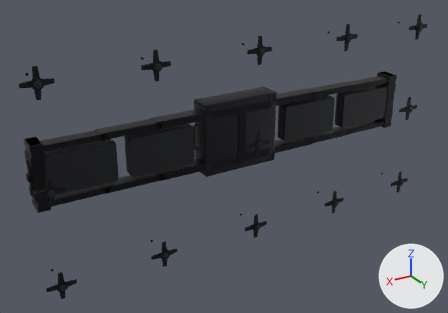
What one commit did to the glTF model gadgets/crx7-wallseal/crx7-wallseal-xl.glb.
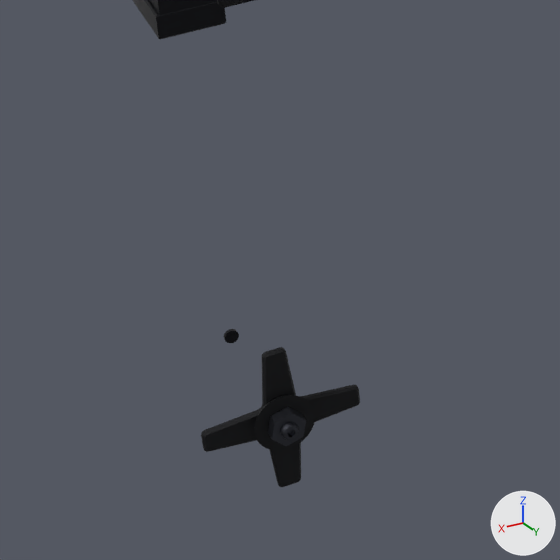
The first picture shows the older version from a 50 mm camera at (3.04, 4.72, 3.17) aimed at (0.2, 0.0, 0.81). The close-ups show the older and then the newer version on the part from 2% to 26% of the width and 66% to 100% of the height of that picture. Only the edits that show in the close-ups are written down. The lights are fixed; the arrows at lower right show +X, +Y and +Z. Both versions are drawn at frame 27 of the action 'deploy'; the numbers are the values there.

Before the edit, the objects in view are built like this:
```python
me_mesh_113 = bpy.data.meshes.new('Mesh_113')
me_mesh_113.from_pydata(...)  # 152 vertices, 267 faces; spans x -0.026..0.026, y 0.024..0.0577, z -0.03..0.03
me_mesh_113.materials.append(mat_fasteners)  # dark grey #45474f
ob_rail_right = bpy.data.objects.new('rail_right', None)
ob_rail_right.parent = ob_crx7_wallseal_xl
ob_rail_right.location = (1.955, 0.0, 1.0)
ob_star_4 = bpy.data.objects.new('star_4', None)
ob_star_4.parent = ob_far_side
ob_star_4.location = (1.955, -0.04, 0.12)
ob_star_4.rotation_euler = (0.0, 0.785, 0.0)  # degrees (0, 45, 0)
ob_star_nut_003 = bpy.data.objects.new('star_nut.003', me_mesh_113)
ob_star_nut_003.parent = ob_star_4
ob_star_nut_003.location = (0.0, 0.0, 0.0)
ob_tie_rod_4 = bpy.data.objects.new('tie_rod_4', None)
ob_tie_rod_4.parent = ob_far_side
ob_tie_rod_4.location = (1.955, -0.31, 0.12)
ob_tie_rod_4.scale = (1.0, 0.02, 1.0)
# also in view: 'rail_right_sleeve' at (1.96, -0.1, 1.0); 'star_plate.003' at (1.96, 0.27, 0.12)
```
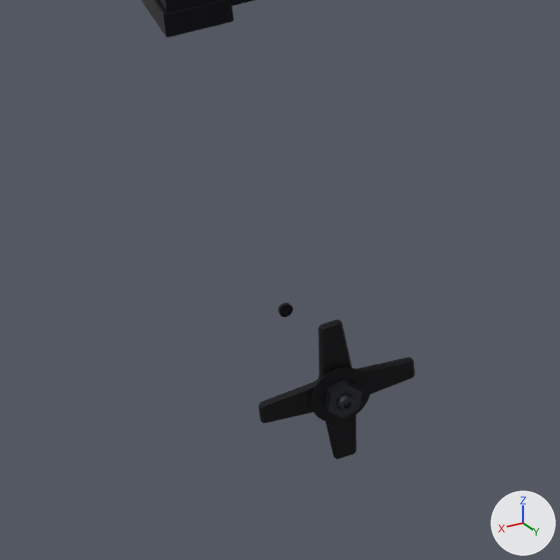
ob_rail_right is not drawn itself; it is the parent of ob_rail_right_sleeve, ob_rail_right_sleeve_bolts, ob_rail_right_sleeve_led, ob_rail_right_upper_1, ob_rail_right_upper_2, ob_rail_right_lower_1, ob_rail_right_lower_2.
ob_tie_rod_4 is not drawn itself; it is the parent of ob_tie_rod_003.
ob_star_4 is not drawn itself; it is the parent of ob_star_plate_003, ob_star_nut_003.

Location of each change, [x1, y1, x2, y2] in pixels of the close-ups (560 x 560 px):
'star_plate.003', moved
    before: [201, 347, 360, 487]
    after: [259, 320, 415, 459]
'rail_right_sleeve', moved
    before: [133, 0, 226, 39]
    after: [141, 0, 234, 38]
'star_nut.003', moved
    before: [268, 407, 306, 446]
    after: [324, 379, 362, 418]
'tie_rod.003', moved
    before: [224, 329, 239, 343]
    after: [278, 303, 293, 317]

Diff of the bpy script that builds the scene:
```diff
--- a/gadgets/crx7-wallseal/crx7-wallseal-xl.glb.py
+++ b/gadgets/crx7-wallseal/crx7-wallseal-xl.glb.py
@@ ob_rail_right @@
 ob_rail_right.parent = ob_crx7_wallseal_xl
-ob_rail_right.location = (1.955, 0.0, 1.0)
+ob_rail_right.location = (1.943, 0.0, 1.0)
@@ ob_tie_rod_4 @@
 ob_tie_rod_4.parent = ob_far_side
-ob_tie_rod_4.location = (1.955, -0.31, 0.12)
+ob_tie_rod_4.location = (1.86, -0.31, 0.14)
 ob_tie_rod_4.scale = (1.0, 0.02, 1.0)
@@ ob_star_4 @@
 ob_star_4.parent = ob_far_side
-ob_star_4.location = (1.955, -0.04, 0.12)
+ob_star_4.location = (1.86, -0.04, 0.14)
 ob_star_4.rotation_euler = (0.0, 0.785, 0.0)  # degrees (0, 45, 0)
```
